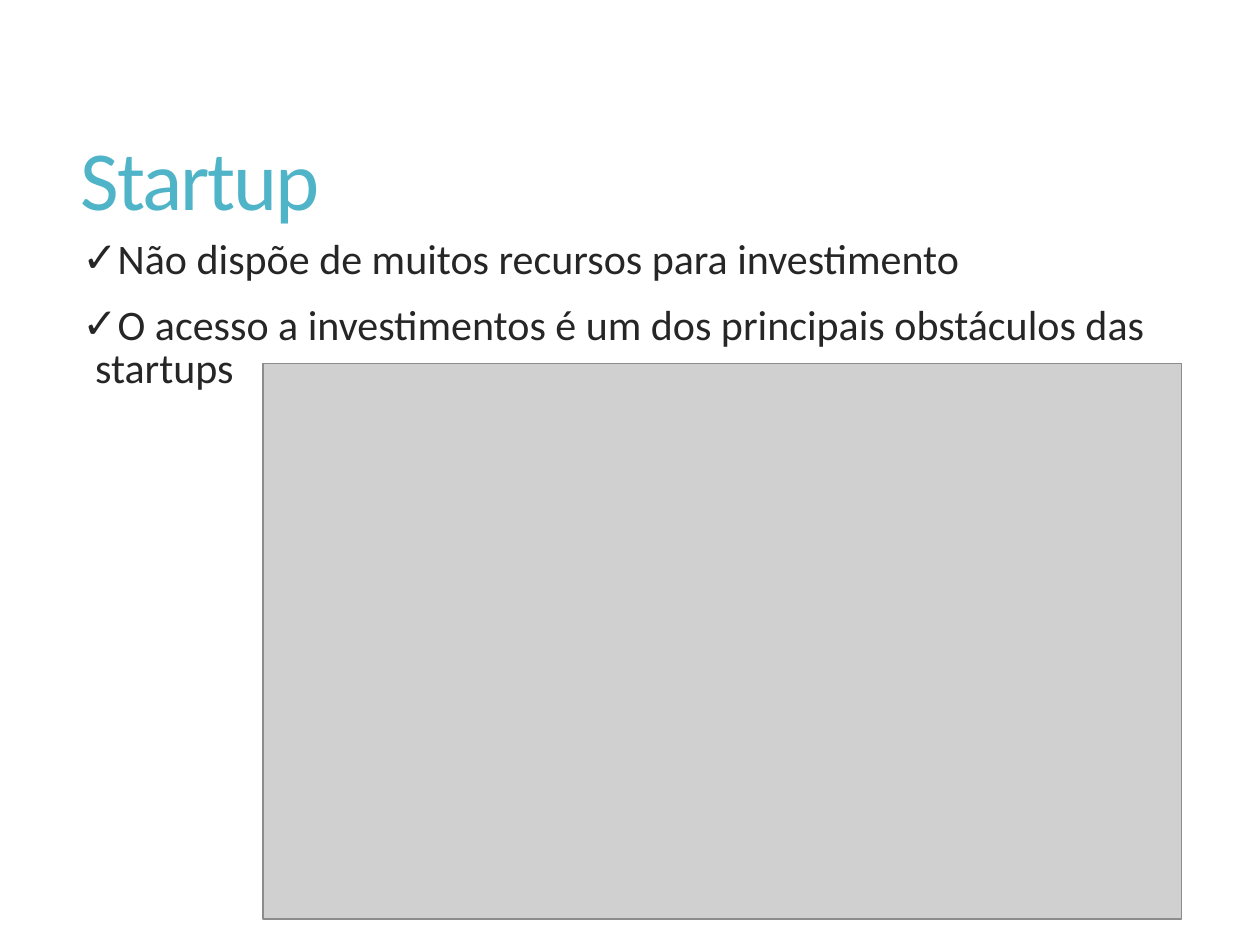
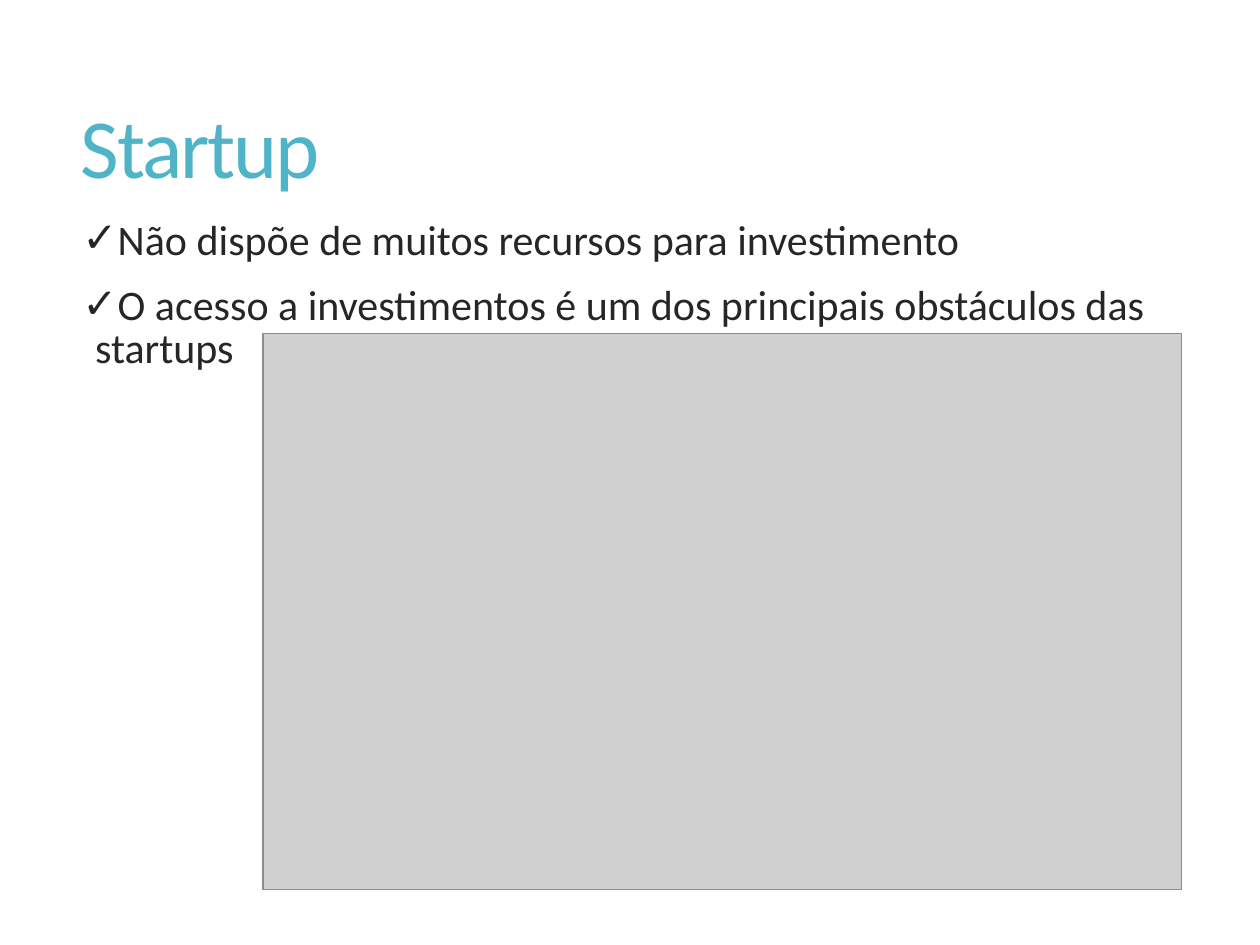
Before and after one commit to Elton-Garbin/TCC-2016, a slide deck: slide 12 of StartIdea/StartIdea.Docs/Apresentacao.pptx (slide 13 before the commit). Drawn at 1260x945 pixels with LibreOffice and Linux fonts; fonts in the diff are those of the drawing; grey boxes stand for pictures. Boxes give left, top, right and bottom in pixels: in the first picture for what was removed or moved away, otherwise in the second. Text is boxed around its words. In the diff, an @@ line names an element or a change of style, - is before the commit and + after.

```diff
--- a/StartIdea/StartIdea.Docs/Apresentacao.pptx
+++ b/StartIdea/StartIdea.Docs/Apresentacao.pptx
@@ title "Startup": place and size @@
-title "Startup" at box(81, 155, 320, 224)
+title "Startup" at box(81, 123, 320, 192)
@@ text "Não dispõe de muitos recursos ...": place and size @@
-text "Não dispõe de muitos recursos ..." at box(95, 245, 1144, 390)
+text "Não dispõe de muitos recursos ..." at box(95, 226, 1144, 370)
@@ picture: place and size @@
-picture at box(263, 363, 1182, 919)
+picture at box(263, 334, 1182, 890)
```
Also in this commit, not shown: 10 other slides changed, 2 slides added, 1 slide removed.
